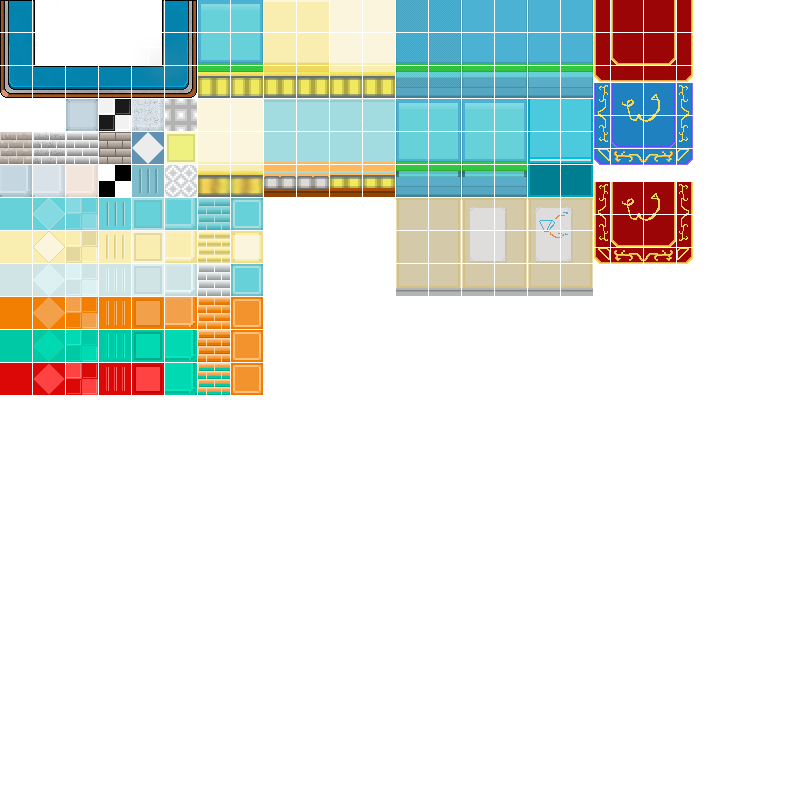
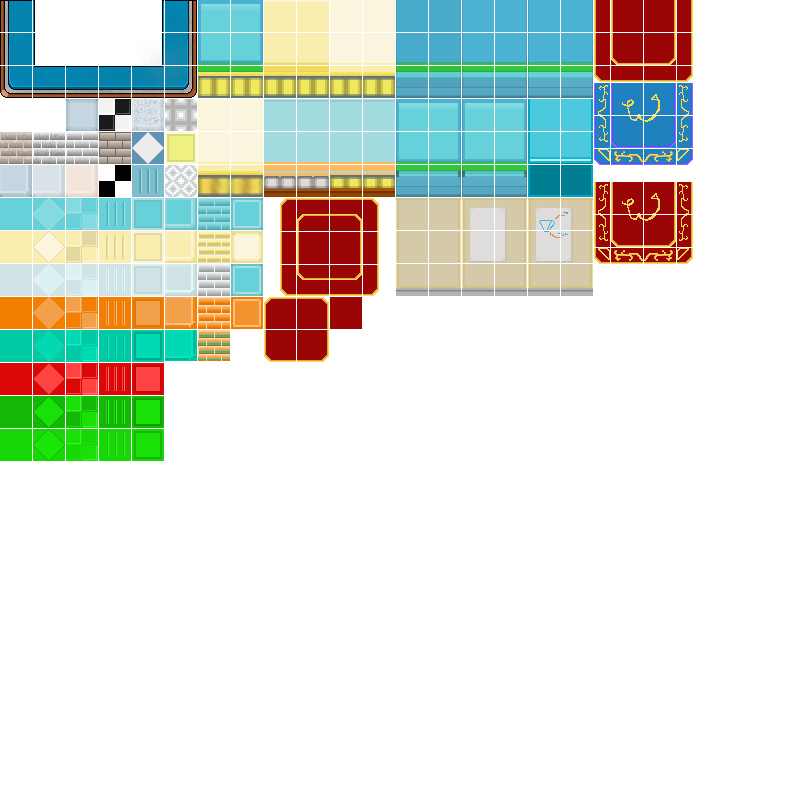
Before/after of a 788×788 layered artwork. What changed in the layer stack:
added layer "Layer 42" above "Layer 41" over [330, 297, 362, 329]
added layer "Layer 41" above "Layer 40" over [264, 297, 329, 362]
added layer "Layer 40" above "Layer 39" over [0, 198, 379, 461]
hid "Layer 37" over [165, 330, 263, 395]
